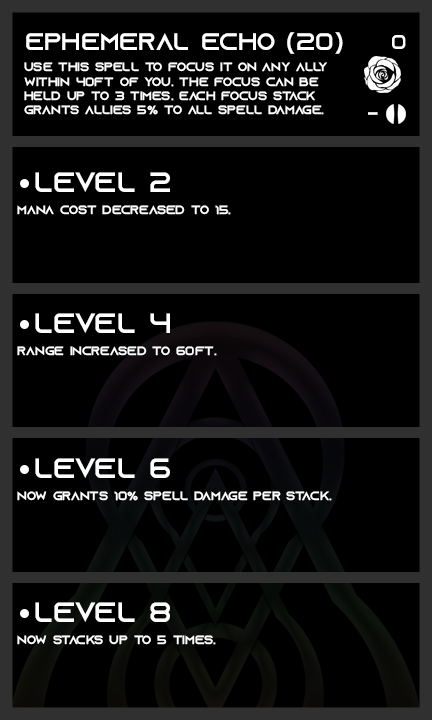
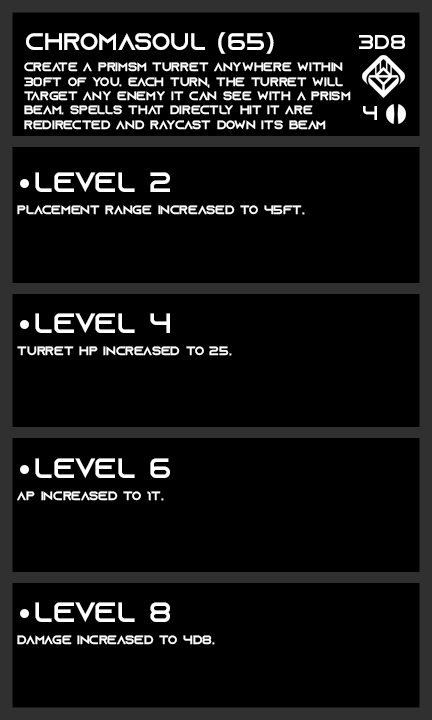
Layers edited between the first and the second 432x720 image:
painted on "AP" over [left=363, top=106, right=378, bottom=120]
renamed "0" to "3d8", painted on it over [left=359, top=35, right=406, bottom=49]
painted on "archetype" over [left=24, top=62, right=351, bottom=130]
renamed "ephemeral echo (20)" to "chromasoul (65)", painted on it over [left=26, top=32, right=343, bottom=54]
showed "prism" over [left=362, top=55, right=405, bottom=98]
hid "bloom" over [left=364, top=56, right=401, bottom=93]
renamed "mana cost decreased to 15." to "placement range increased to 45ft.", painted on it over [left=17, top=205, right=305, bottom=215]
renamed "range increased to 60ft." to "turret hp increased to 25.", painted on it over [left=17, top=346, right=232, bottom=356]
renamed "now grants 10% spell damage per stack." to "ap increased to 1t.", painted on it over [left=17, top=491, right=332, bottom=501]
renamed "now stacks up to 5 times." to "damage increased to 4d8.", painted on it over [left=17, top=635, right=216, bottom=645]
hid "Signature" over [left=12, top=321, right=420, bottom=708]
